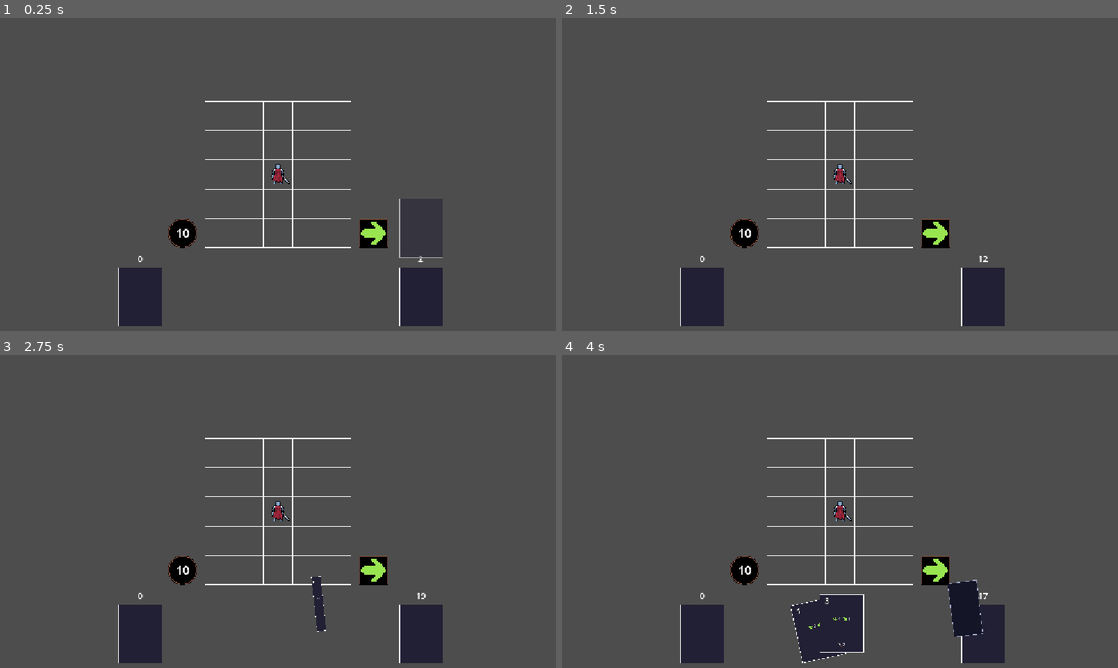
Above: before the commit, frames 1-4 (two rows, left to right).
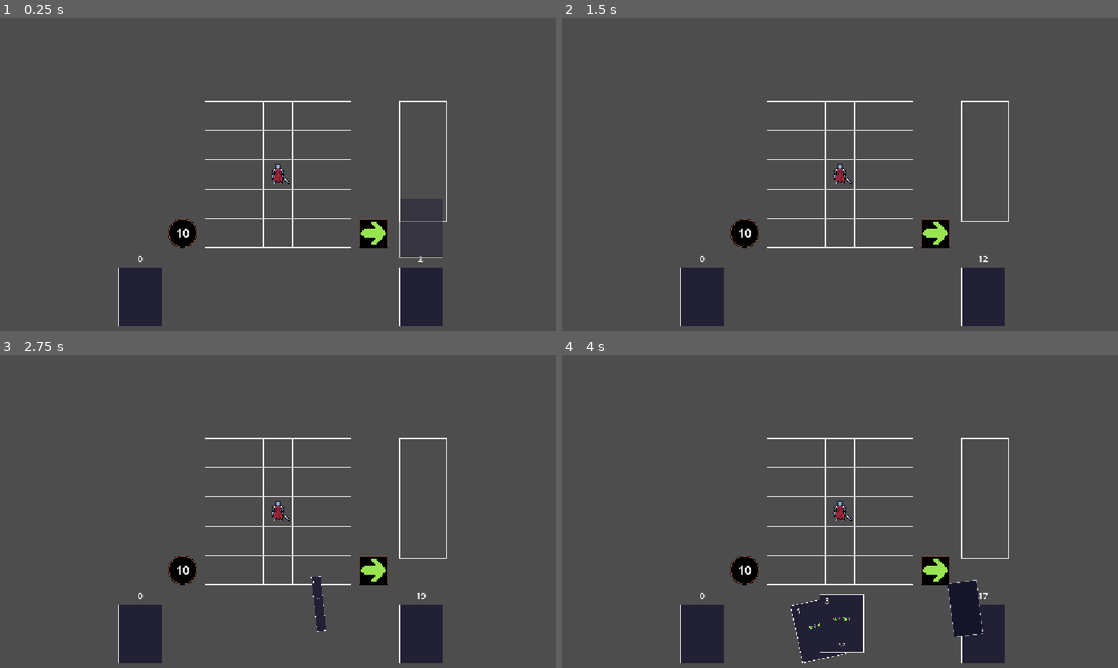
Above: after the commit, the same moments.

Repository: TheLizarditto/Foxtrot1Prototipo
Game: Godot game, scene res://Scenes/main.tscn
The game is run twice, just before and just after one commit, with the same random seed, the same clock (stepped at 60 frames per second) and the same inputs.
Inputs (mouse positions are in pixels of both pictures, inside the frame that each line leads up to):
- Up to frame 1 (0.25 s): no input
- Up to frame 2 (1.5 s): move the mouse to (962, 158) at 0.52 s; click (962, 158) at 0.67 s; move the mouse to (728, 190) at 1.27 s; click (728, 190) at 1.42 s
- Up to frame 3 (2.75 s): move the mouse to (333, 442) at 2.02 s; click (333, 442) at 2.17 s
- Up to frame 4 (4 s): move the mouse to (812, 574) at 2.77 s; click (812, 574) at 2.92 s; move the mouse to (1006, 558) at 3.52 s; click (1006, 558) at 3.67 s

The runs differ from the first frame. In frame 1, 0.2% of the frame differs, in the area x 71-81%, y 26-66%; in frame 2, 0.2%; in frame 3, 0.2%; in frame 4, 0.2%.

Commit message:
feat: agregamos la cola de cartas

Diff:
--- /dev/null
+++ b/Assets/Carta/marco_cola.svg
@@ -0,0 +1,3 @@
+<svg xmlns="http://www.w3.org/2000/svg" width="104" height="264" viewBox="0 0 104 264">
+  <rect x="1" y="1" width="102" height="262" fill="none" stroke="white" stroke-width="2"/>
+</svg>
--- a/Scenes/mano.tscn
+++ b/Scenes/mano.tscn
@@ -1,6 +1,18 @@
-[gd_scene load_steps=2 format=3]
+[gd_scene load_steps=3 format=3]
 
 [ext_resource type="Script" path="res://Scripts/mano.gd" id="1_mano"]
+[ext_resource type="Texture2D" path="res://Assets/Carta/marco_cola.svg" id="2_cola"]
 
 [node name="Mano" type="Node2D"]
 script = ExtResource("1_mano")
+
+[node name="ColaCartas" type="TextureRect" parent="."]
+z_index = -1
+offset_left = 260.0
+offset_top = -404.0
+offset_right = 364.0
+offset_bottom = -140.0
+mouse_filter = 2
+texture = ExtResource("2_cola")
+expand_mode = 1
+stretch_mode = 0
--- a/Scripts/mano.gd
+++ b/Scripts/mano.gd
@@ -20,15 +20,27 @@
 @export var color_carta_oculta := Color(0.62, 0.66, 0.78, 1.0)
 @export var desplazamiento_hover := Vector2(0.0, -72.0)
 @export var duracion_hover := 0.15
+@export var sprite_cola: Texture2D = preload("res://Assets/Carta/marco_cola.svg")
+@export var margen_cola := 4.0
+
+@export var duracion_reordenar := 0.2
 @export var ruta_mazo_descarte: NodePath = "../MazoDescarte"
 @export var ruta_puntos_accion: NodePath = "../PuntosAccion"
 
+@onready var contenedor_cola: TextureRect = $ColaCartas
+
 var mano: Array[Dictionary] = []
 var cartas_visuales: Array[Node2D] = []
+var cola: Array[Dictionary] = []
+var cartas_en_cola: Array[Node2D] = []
 var carta_en_hover: Node2D
 var tween_hover: Tween
 var mano_lista_para_seleccion := false
 var accion_en_curso := false
+
+
+func _ready() -> void:
+	contenedor_cola.texture = sprite_cola
 
 
 # Detecta la carta bajo el mouse y la muestra en una posicion legible.
@@ -139,26 +151,40 @@
 	return carta_visual
 
 
-# Ejecuta la carta jugada y la anima hasta el mazo de descarte.
+# Reserva PA y agrega la carta al final de la cola, o la devuelve a la mano.
 func _usar_carta_en_posicion(posicion_local: Vector2) -> void:
 	if not mano_lista_para_seleccion or accion_en_curso:
 		return
 
-	var carta_visual := carta_en_hover
-	if carta_visual == null or not is_instance_valid(carta_visual):
-		return
-
-	if not _contiene_carta_seleccionada(carta_visual, posicion_local):
-		return
-
-	var indice := cartas_visuales.find(carta_visual)
-	var mazo_descarte := get_node_or_null(ruta_mazo_descarte) as MazoDescarte
 	var puntos_accion := get_node_or_null(ruta_puntos_accion) as PuntosAccion
-	if indice < 0 or mazo_descarte == null or puntos_accion == null:
-		return
-
-	if not puntos_accion.gastar(carta_visual.costo_pa):
-		return
+	if puntos_accion == null:
+		return
+
+	var carta_visual: Node2D
+	for indice in range(cartas_en_cola.size() - 1, -1, -1):
+		if _contiene_carta_seleccionada(cartas_en_cola[indice], posicion_local):
+			carta_visual = cartas_en_cola[indice]
+			var datos_carta: Dictionary = cola[indice]
+			cola.remove_at(indice)
+			cartas_en_cola.remove_at(indice)
+			mano.push_front(datos_carta)
+			cartas_visuales.push_front(carta_visual)
+			puntos_accion.devolver(carta_visual.costo_pa)
+			break
+
+	if carta_visual == null:
+		carta_visual = carta_en_hover
+		if carta_visual == null:
+			carta_visual = _obtener_carta_en_posicion(posicion_local)
+		if carta_visual == null or not _contiene_carta_seleccionada(carta_visual, posicion_local):
+			return
+		var indice := cartas_visuales.find(carta_visual)
+		if indice < 0 or not puntos_accion.gastar(carta_visual.costo_pa):
+			return
+		cola.append(mano[indice])
+		cartas_en_cola.append(carta_visual)
+		mano.remove_at(indice)
+		cartas_visuales.remove_at(indice)
 
 	mano_lista_para_seleccion = false
 	accion_en_curso = true
@@ -167,12 +193,60 @@
 	if tween_hover != null and tween_hover.is_valid():
 		tween_hover.kill()
 	carta_en_hover = null
-
-	await carta_visual.ejecutar()
-	await _descartar_carta(carta_visual, mazo_descarte)
-	mano_lista_para_seleccion = not esta_vacia()
+	await _animar_reordenamiento()
+	mano_lista_para_seleccion = not esta_vacia() or not cartas_en_cola.is_empty()
 	accion_en_curso = false
 	accion_en_curso_cambiada.emit(false)
+
+
+# Resuelve la cola en orden y descarta cada carta con la animacion existente.
+func ejecutar_cola() -> void:
+	var mazo_descarte := get_node_or_null(ruta_mazo_descarte) as MazoDescarte
+	if mazo_descarte == null or accion_en_curso:
+		return
+	mano_lista_para_seleccion = false
+	accion_en_curso = true
+	accion_en_curso_cambiada.emit(true)
+	while not cartas_en_cola.is_empty():
+		var carta_visual := cartas_en_cola[0]
+		await carta_visual.ejecutar()
+		await _animar_carta_al_descarte(carta_visual, mazo_descarte)
+		mazo_descarte.recibir_carta(cola.pop_front())
+		cartas_en_cola.pop_front()
+		carta_visual.queue_free()
+		await _animar_reordenamiento()
+	accion_en_curso = false
+	accion_en_curso_cambiada.emit(false)
+
+
+# Anima el traslado entre la mano y la cola y acomoda las cartas restantes.
+func _animar_reordenamiento() -> void:
+	if cartas_visuales.is_empty() and cartas_en_cola.is_empty():
+		return
+	var tween := create_tween().set_parallel(true)
+	tween.set_trans(Tween.TRANS_CUBIC).set_ease(Tween.EASE_OUT)
+	for indice in range(cartas_visuales.size()):
+		var carta_visual := cartas_visuales[indice]
+		carta_visual.z_index = indice + 1
+		tween.tween_property(carta_visual, "position", _obtener_posicion_carta(indice, cartas_visuales.size()), duracion_reordenar)
+		tween.tween_property(carta_visual, "rotation", _obtener_rotacion_carta(indice, cartas_visuales.size()), duracion_reordenar)
+	for indice in range(cartas_en_cola.size()):
+		var carta_visual := cartas_en_cola[indice]
+		carta_visual.z_index = indice + 1
+		tween.tween_property(carta_visual, "position", _obtener_posicion_cola(indice), duracion_reordenar)
+		tween.tween_property(carta_visual, "rotation", 0.0, duracion_reordenar)
+	await tween.finished
+	_actualizar_disposicion_visual()
+
+
+func _obtener_posicion_cola(indice: int) -> Vector2:
+	var tamano_carta := Vector2(cartas_en_cola[indice].get("tamano_carta"))
+	var alto_disponible := maxf(contenedor_cola.size.y - margen_cola * 2.0 - tamano_carta.y, 0.0)
+	var separacion := minf(tamano_carta.y, alto_disponible / maxf(cartas_en_cola.size() - 1, 1.0))
+	return contenedor_cola.position + Vector2(
+		contenedor_cola.size.x / 2.0,
+		margen_cola + tamano_carta.y / 2.0 + indice * separacion
+	)
 
 
 # Quita una carta y reutiliza la animacion y el almacenamiento del descarte.
@@ -203,7 +277,7 @@
 	accion_en_curso_cambiada.emit(true)
 	for carta_visual in elegidas:
 		await _descartar_carta(carta_visual, mazo_descarte)
-	mano_lista_para_seleccion = not esta_vacia()
+	mano_lista_para_seleccion = false
 	accion_en_curso = false
 	accion_en_curso_cambiada.emit(false)
 
@@ -384,8 +458,13 @@
 # Sincroniza la transformacion de cada carta visual segun la cantidad actual.
 func _actualizar_disposicion_visual() -> void:
 	var total := cartas_visuales.size()
-	if total == 0:
-		return
+	for indice in range(cartas_en_cola.size()):
+		var carta_visual := cartas_en_cola[indice]
+		carta_visual.position = _obtener_posicion_cola(indice)
+		carta_visual.rotation = 0.0
+		carta_visual.scale = Vector2.ONE
+		carta_visual.modulate = Color.WHITE
+		carta_visual.z_index = indice + 1
 
 	for indice in range(total):
 		var carta_visual := cartas_visuales[indice]
--- a/Scripts/puntos_accion.gd
+++ b/Scripts/puntos_accion.gd
@@ -40,6 +40,12 @@
 	return true
 
 
+# Libera los PA reservados cuando una carta vuelve de la cola a la mano.
+func devolver(cantidad_a_devolver: int) -> void:
+	puntos_disponibles = mini(puntos_disponibles + maxi(cantidad_a_devolver, 0), maxi(maximo_puntos_por_turno, 0))
+	_actualizar_contador()
+
+
 # Refleja el valor actual encima del sprite de puntos de acción.
 func _actualizar_contador() -> void:
 	if is_node_ready():
--- a/Scripts/turnos.gd
+++ b/Scripts/turnos.gd
@@ -59,6 +59,7 @@
 	var indices: Array[int] = await seleccion_descarte.confirmado
 	mano.visible = true
 	await mano.descartar_cartas(indices)
+	await mano.ejecutar_cola()
 	await _rellenar_mano_para_siguiente_turno()
 	avanzar_turno()
 	pasando_turno = false
Not shown, added: Assets/Carta/marco_cola.svg.import
Not shown, changed: README.md
